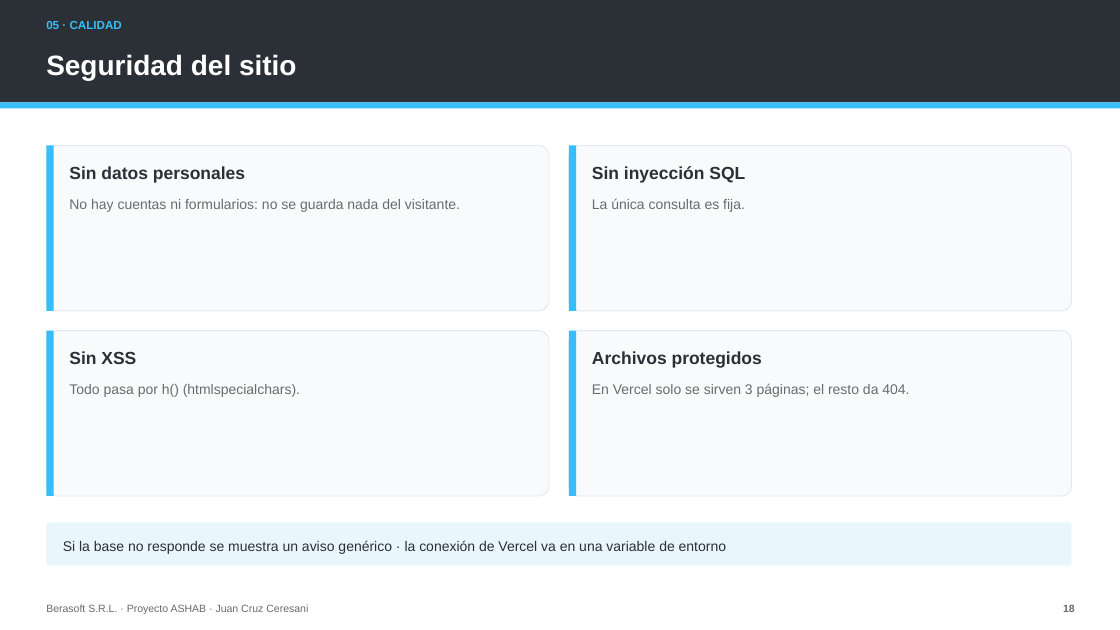
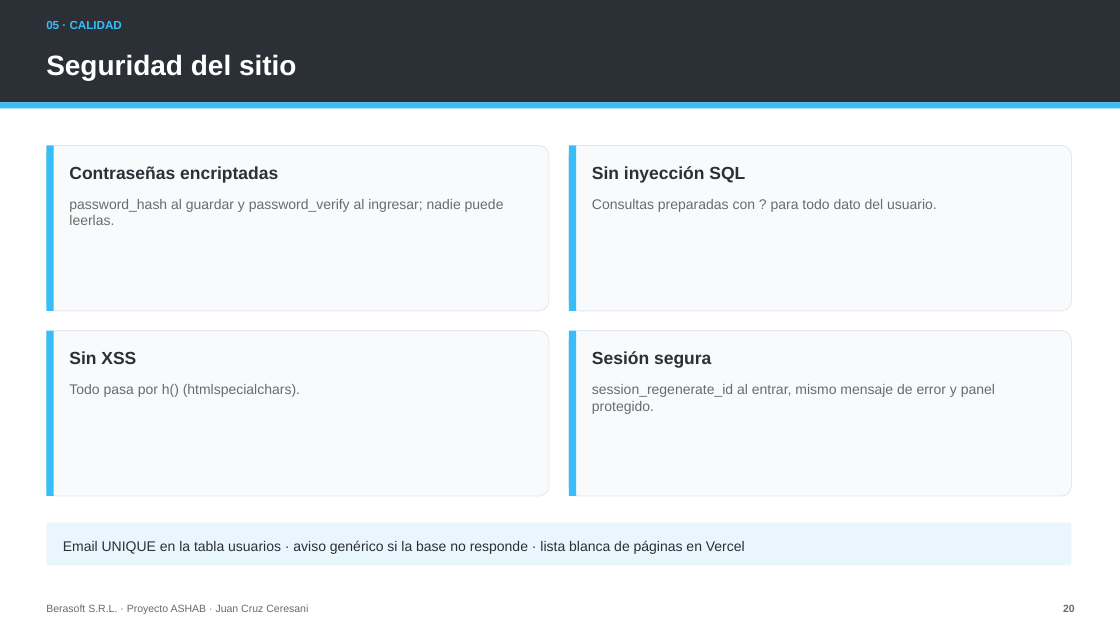
Before and after one commit to Gambeta-latorre/proyecto-consultora, a slide deck: slide 20 of 06_Documentos/Presentacion_ASHAB_Berasoft.pptx (slide 18 before the commit). Drawn at 1120x630 pixels with LibreOffice and Linux fonts; fonts in the diff are those of the drawing. Boxes give left, top, right and bottom in pixels: in the first picture for what was removed or moved away, otherwise in the second. Text is boxed around its words. In the diff, an @@ line names an element or a change of style, - is before the commit and + after.

```diff
--- a/06_Documentos/Presentacion_ASHAB_Berasoft.pptx
+++ b/06_Documentos/Presentacion_ASHAB_Berasoft.pptx
@@ text at box(69, 166, 278, 183): text changed @@
-Sin datos personales
+Contraseñas encriptadas
@@ text at box(69, 199, 504, 225): text changed @@
-No hay cuentas ni formularios: no se guarda nada del visitante.
+password_hash al guardar y password_verify al ingresar; nadie puede leerlas.
@@ text at box(592, 199, 937, 212): text changed @@
-La única consulta es fija.
+Consultas preparadas con ? para todo dato del usuario.
@@ text at box(592, 351, 711, 368): text changed @@
-Archivos protegidos
+Sesión segura
@@ text at box(592, 384, 995, 414): text changed @@
-En Vercel solo se sirven 3 páginas; el resto da 404.
+session_regenerate_id al entrar, mismo mensaje de error y panel protegido.
@@ text at box(63, 540, 745, 554): text changed @@
-Si la base no responde se muestra un aviso genérico · la conexión de Vercel va en una variable de entorno
+Email UNIQUE en la tabla usuarios · aviso genérico si la base no responde · lista blanca de páginas en Vercel
```
Also in this commit, not shown: 24 other slides changed, 2 slides added, 32 other files.
